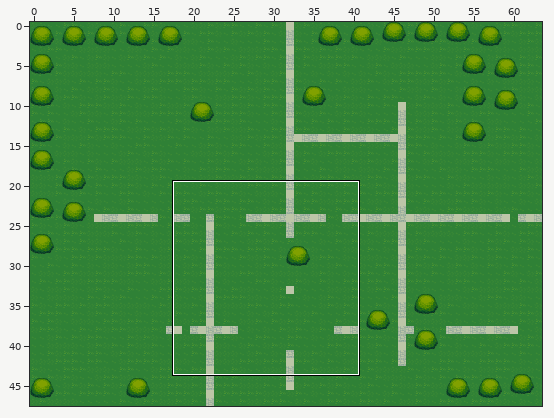
One commit to this Tiled map (JSON): public/assets/maps/agentsearth-v5.tmj. Above: a wide view before the commit, with the close-up outlined.
Close-up. Old version:
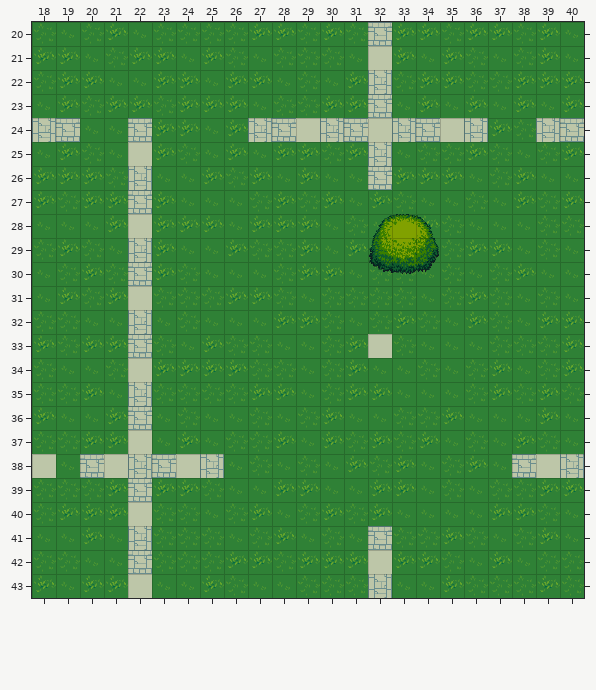
Cells are 32x32 px. Shown: x 18..40, y 20..43.
Once edited:
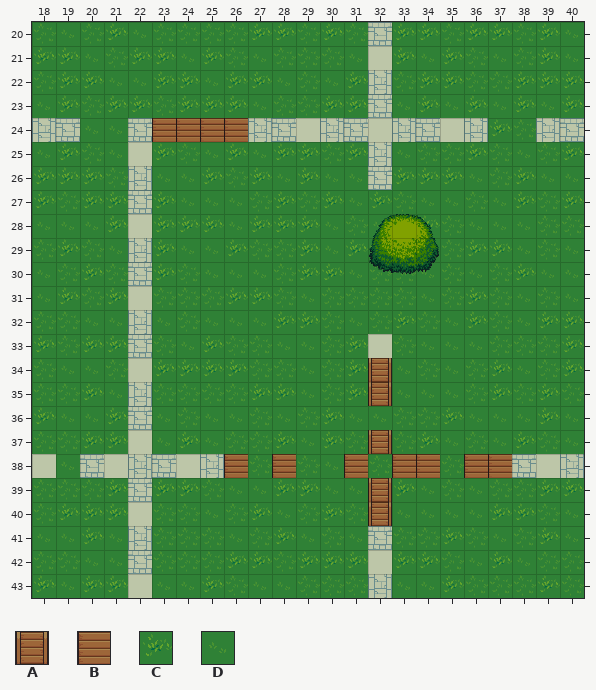
Key: from "lpc-bridges": A 19, B 28; from "lpc-grass": C 15, D 17.
_ is an empty cell.
Change:
Layer "GroundLayer":
y 24: x 23..26 CCDC -> BBBB
y 34: x 32 D -> A
y 35: x 32 C -> A
y 37: x 32 C -> A
y 38: x 26 D -> B; x 28 D -> B; x 31 C -> B; x 33..34 CD -> BB; x 36..37 CD -> BB
y 39..40: x 32 C -> A
